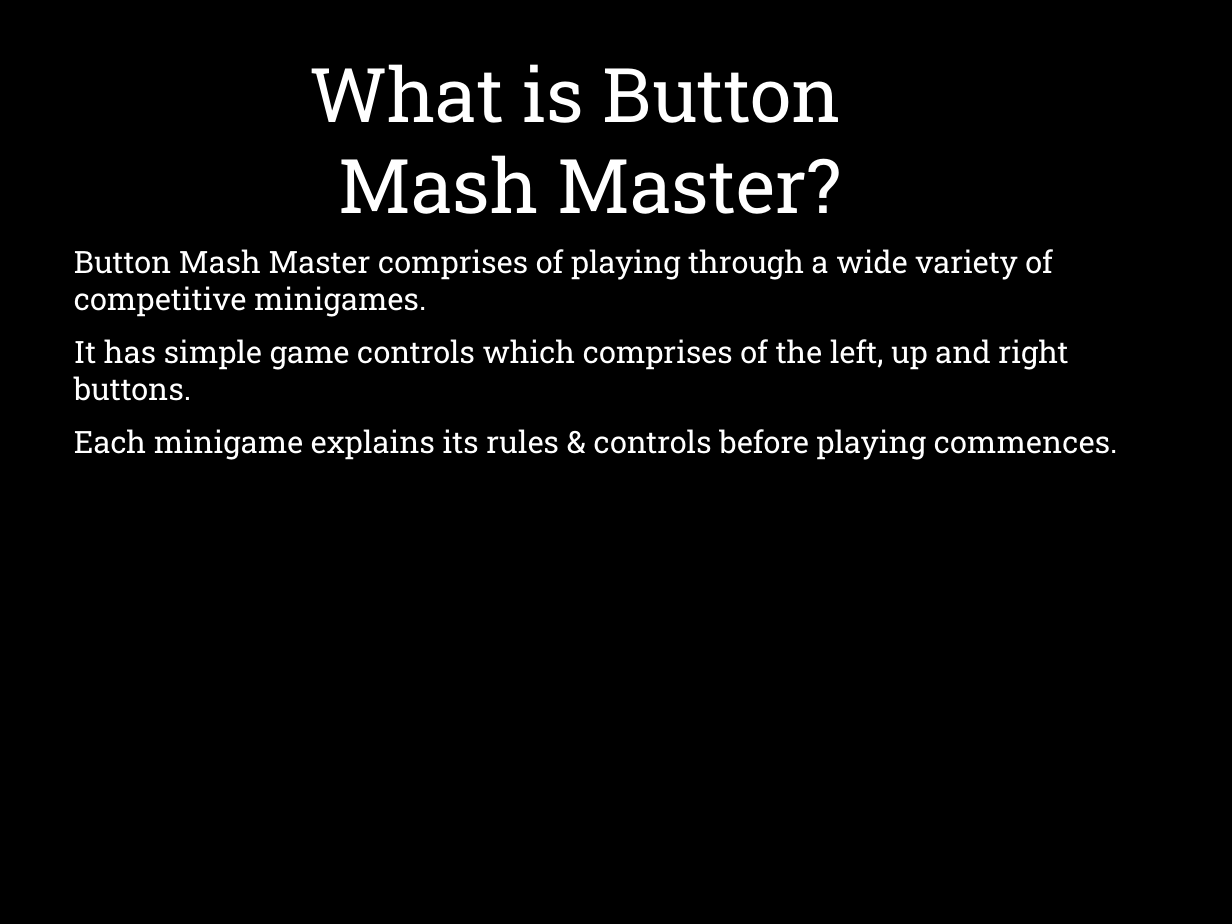
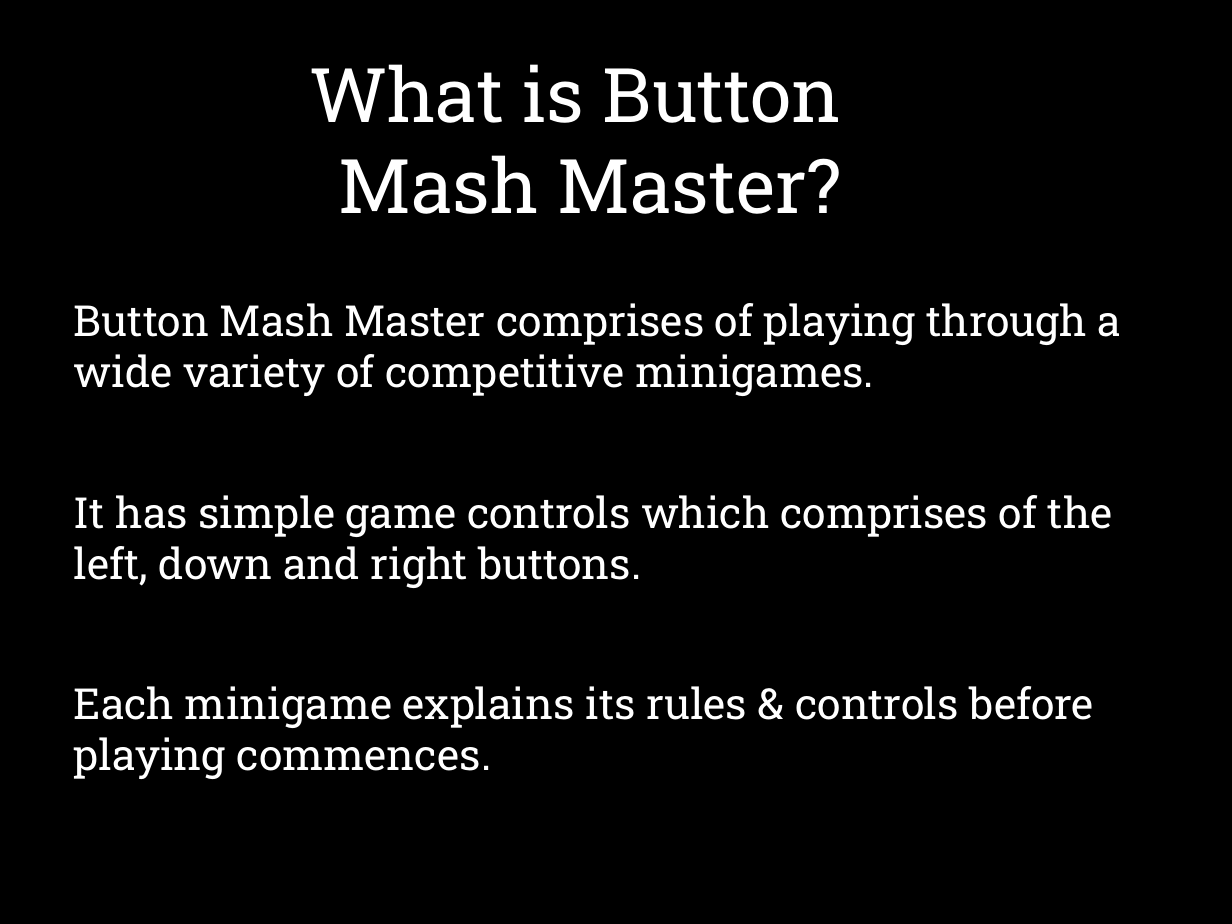
Before and after one commit to uncannycannary/SP1Framework, a slide deck: slide 3 of Button Mash Master.pptx. Drawn at 1232x924 pixels with LibreOffice and Linux fonts; fonts in the diff are those of the drawing; background and template pictures are left out. Boxes give left, top, right and bottom in pixels: in the first picture for what was removed or moved away, otherwise in the second. Text is boxed around its words. In the diff, an @@ line names an element or a change of style, - is before the commit and + after.

```diff
--- a/Button Mash Master.pptx
+++ b/Button Mash Master.pptx
@@ text "Button Mash Master comprises of ...": place and size @@
-text "Button Mash Master comprises of ..." at [74,249,1118,460]
+text "Button Mash Master comprises of ..." at [74,303,1122,779]
@@ text at [74,303,1122,779]: size 18 to 25 pt in "Button Mash Master comprises of playing through ...", "Each minigame explains its rules & controls ..."; more space between paragraphs @@
@@ text at [74,495,1113,588]: text changed; size 18 to 25 pt @@
-It has simple game controls which comprises of the left, up and right buttons.
+It has simple game controls which comprises of the left, down and right buttons.
```
Also in this commit, not shown: 1 other slide changed, 2 slides added, 5 other files.
